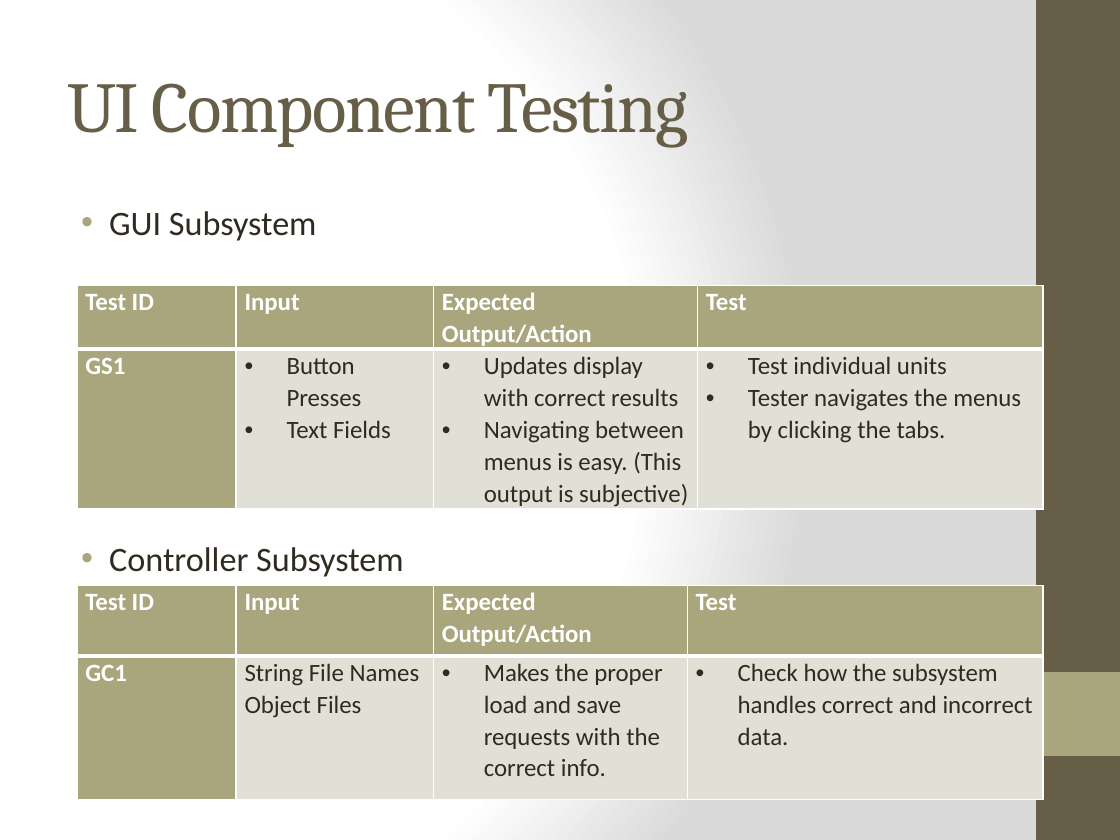
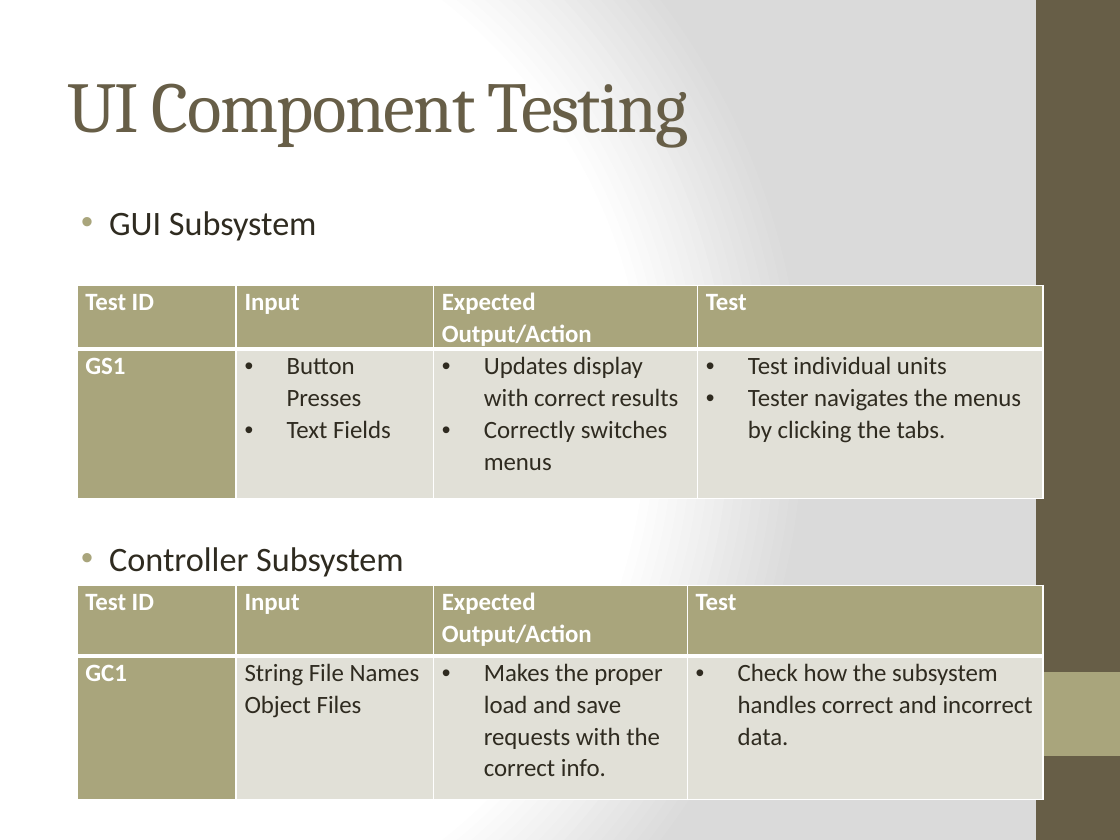
Before and after one commit to qpHalcy0n/SRDesign, a slide deck: slide 28 of Test Plan Presentation/Team Ink3d Test Plan.pptx. Drawn at 1120x840 pixels with LibreOffice and Linux fonts; fonts in the diff are those of the drawing. Boxes give left, top, right and bottom in pixels: in the first picture for what was removed or moved away, otherwise in the second. Text is boxed around its words. In the diff, an @@ line names an element or a change of style, - is before the commit and + after.

Commit message:
GUI Component table updated.

```diff
--- a/Test Plan Presentation/Team Ink3d Test Plan.pptx
+++ b/Test Plan Presentation/Team Ink3d Test Plan.pptx
@@ table at (x1=77, y1=286, x2=1043, y2=614) @@
-row 2, column 3: Updates display with correct results / Navigating between menus is easy. (This output is subjective)
+row 2, column 3: Updates display with correct results / Correctly switches menus
```
